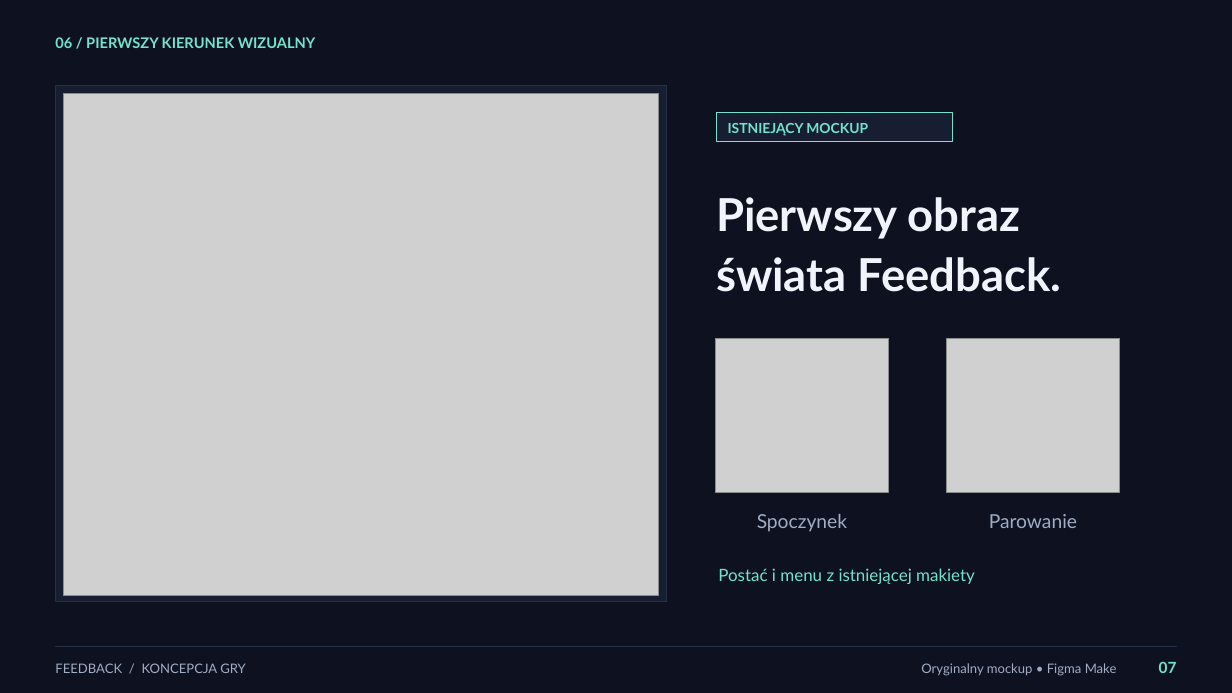
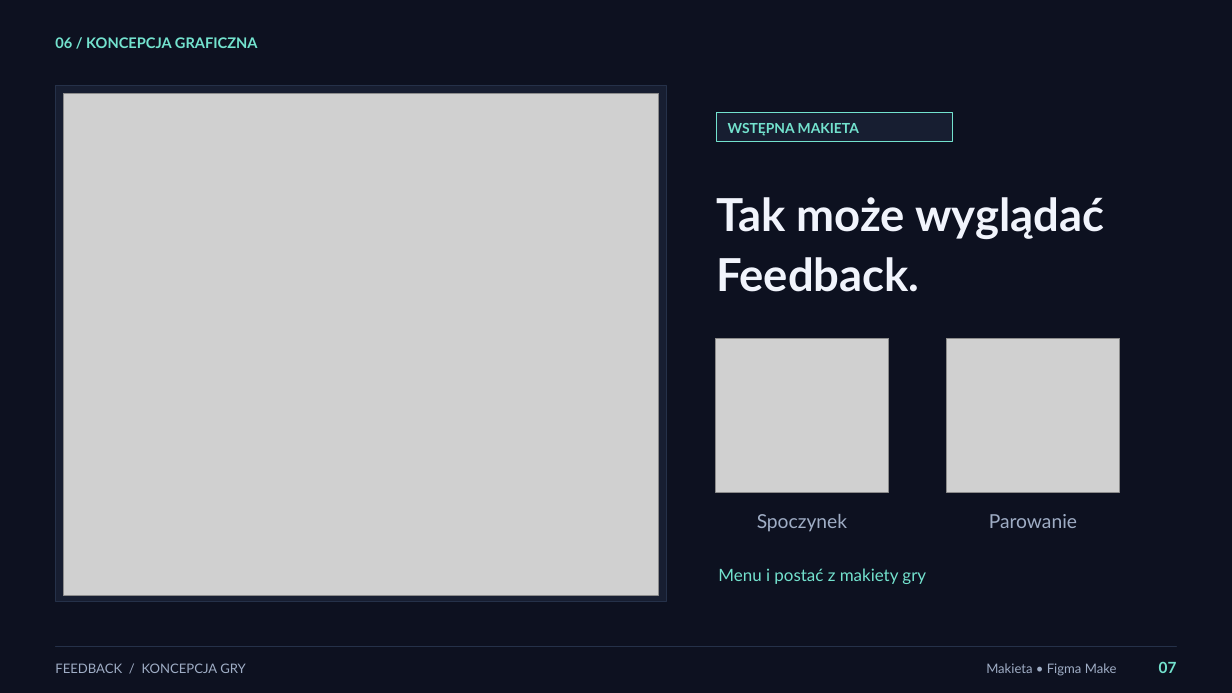
Before and after one commit to 1180779/feedback, a slide deck: slide 7 of psw/pitch_slides/feedback-pitch.pptx. Drawn at 1232x693 pixels with LibreOffice and Linux fonts; fonts in the diff are those of the drawing; grey boxes stand for pictures. Boxes give left, top, right and bottom in pixels: in the first picture for what was removed or moved away, otherwise in the second. Text is boxed around its words. In the diff, an @@ line names an element or a change of style, - is before the commit and + after.

```diff
--- a/psw/pitch_slides/feedback-pitch.pptx
+++ b/psw/pitch_slides/feedback-pitch.pptx
@@ text at bbox=[55, 37, 258, 48]: text changed @@
-06 / PIERWSZY KIERUNEK WIZUALNY
+06 / KONCEPCJA GRAFICZNA
@@ text at bbox=[728, 123, 859, 136]: text changed @@
-ISTNIEJĄCY MOCKUP
+WSTĘPNA MAKIETA
@@ text at bbox=[716, 197, 1104, 292]: text changed @@
-Pierwszy obraz
-świata Feedback.
+Tak może wyglądać
+Feedback.
@@ text at bbox=[718, 568, 926, 584]: text changed @@
-Postać i menu z istniejącej makiety
+Menu i postać z makiety gry
@@ text at bbox=[986, 663, 1117, 676]: text changed @@
-Oryginalny mockup • Figma Make
+Makieta • Figma Make
```
Also in this commit, not shown: 8 other slides changed, 5 other files.
